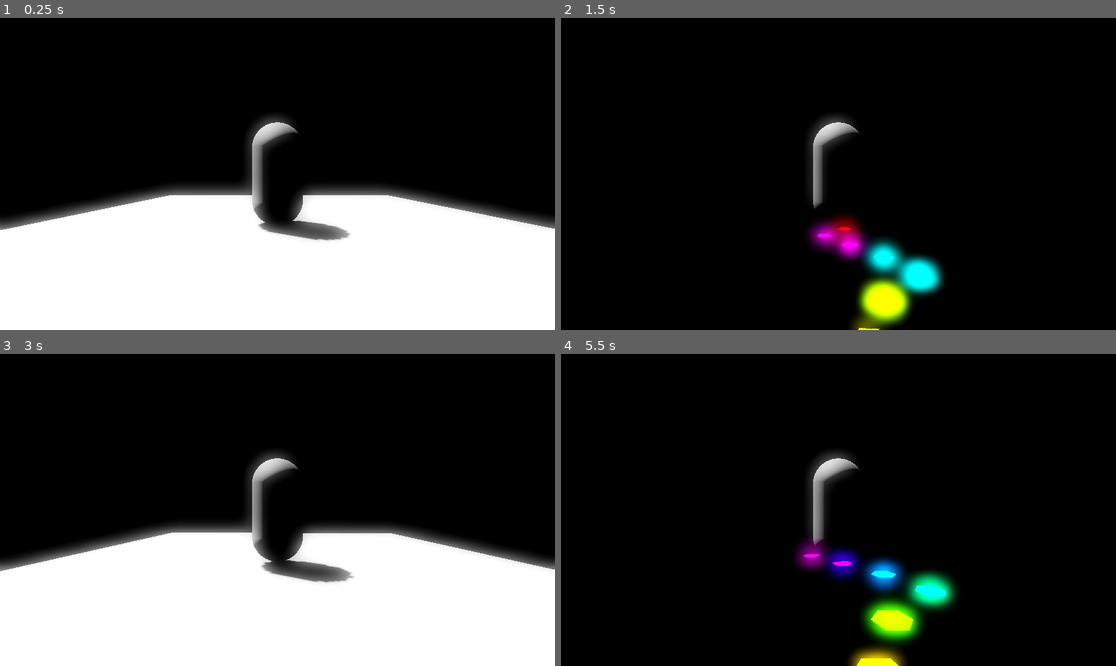
Above: before the commit, frames 1-4 (two rows, left to right).
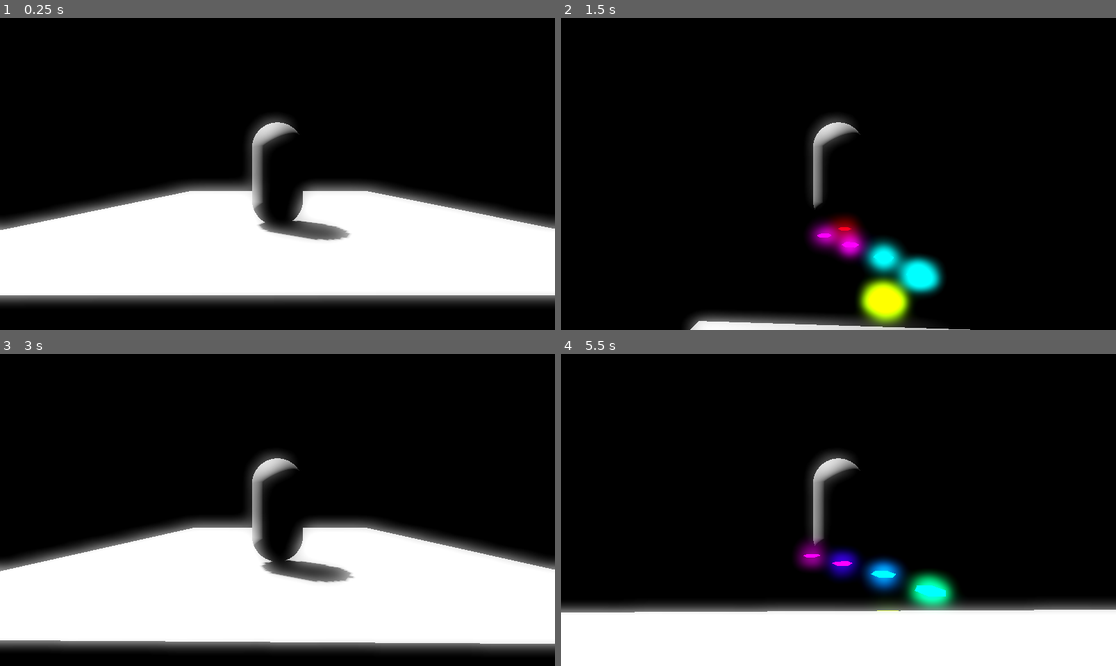
Above: after the commit, the same moments.

Repository: MartinGebske/GWJ_02_2026
Game: Godot game, scene res://scenes/test.tscn
Two runs of this game, one before a commit and one after it. Both use one fixed random seed, a clock stepped at 60 frames per second and the inputs below.
Inputs (mouse positions are in pixels of both pictures, inside the frame that each line leads up to):
- Up to frame 1 (0.25 s): no input
- Up to frame 2 (1.5 s): tap Enter (ui_accept) at 0.5, 0.6, 0.77, 1.07, 1.35 s; move the mouse to (866, 174) at 0.52 s; hold Up (ui_up) from 0.53 s (still down); move the mouse to (810, 174) at 1.27 s
- Up to frame 3 (3 s): keep holding Up (ui_up); tap Enter (ui_accept) at 1.52, 1.82, 2.1, 2.85 s; move the mouse to (288, 503) at 2.02 s; move the mouse to (271, 516) at 2.77 s
- Up to frame 4 (5.5 s): keep holding Up (ui_up); tap Enter (ui_accept) at 3.02, 3.32, 3.6, 3.77, 4.07, 4.35, 4.52, 4.82, 5.1 s; move the mouse to (877, 513) at 3.52 s; move the mouse to (794, 506) at 4.27 s; move the mouse to (844, 510) at 5.02 s

The runs differ from the first frame. In frame 1, 12% of the frame differs, in the area x 0-100%, y 52-100%; in frame 2, 1.8%; in frame 3, 8.8%; in frame 4, 20%, in the area x 0-100%, y 64-100%.

Commit message:
Fix player attraction to bar

Diff:
--- a/project.godot
+++ b/project.godot
@@ -18,6 +18,7 @@
 [global_group]
 
 Player=""
+moving_bar=""
 
 [input]
 
--- a/scenes/bar.tscn
+++ b/scenes/bar.tscn
@@ -18,11 +18,11 @@
 [sub_resource type="CylinderShape3D" id="CylinderShape3D_bwlfd"]
 height = 1.0
 
-[node name="bar" type="StaticBody3D"]
+[node name="bar" type="StaticBody3D" groups=["moving_bar"]]
 
-[node name="MeshInstance3D" type="MeshInstance3D" parent="."]
+[node name="MeshInstance3D" type="MeshInstance3D" parent="." groups=["moving_bar"]]
 mesh = SubResource("CylinderMesh_5dekh")
 surface_material_override/0 = SubResource("ShaderMaterial_bwlfd")
 
-[node name="CollisionShape3D" type="CollisionShape3D" parent="."]
+[node name="CollisionShape3D" type="CollisionShape3D" parent="." groups=["moving_bar"]]
 shape = SubResource("CylinderShape3D_bwlfd")
--- a/scenes/player.tscn
+++ b/scenes/player.tscn
@@ -31,3 +31,6 @@
 [node name="HorizontalPivot" type="Node3D" parent="."]
 
 [node name="VerticalPivot" type="Node3D" parent="HorizontalPivot"]
+
+[node name="GroundTester" type="RayCast3D" parent="."]
+target_position = Vector3(0, -1.2, 0)
--- a/scenes/test.tscn
+++ b/scenes/test.tscn
@@ -59,7 +59,7 @@
 transform = Transform3D(-4.371139e-08, 0, -1, 0, 1, 0, 1, 0, -4.371139e-08, -10.371973, 8, -2)
 
 [node name="StaticBody3D" type="StaticBody3D" parent="."]
-transform = Transform3D(1, 0, 0, 0, 1, 0, 0, 0, 1, -10.085783, 5.912494, -1.9355608)
+transform = Transform3D(1, 0, 0, 0, 1, 0, 0, 0, 1, -7.6799946, 5.912494, -1.9355608)
 
 [node name="CollisionShape3D" type="CollisionShape3D" parent="StaticBody3D"]
 shape = SubResource("BoxShape3D_iyx0m")
--- a/scripts/audio_spectrum.gd
+++ b/scripts/audio_spectrum.gd
@@ -8,6 +8,8 @@
 @export var max_jump_distance: float = 3.0
 @export var smoothness: float = 0.5
 @export var bar_count: int = 32 # minimum is 8
+
+@export var player_offset = 0.5
 
 var spectrum = AudioEffectSpectrumAnalyzerInstance
 var heights: Array[Height] = []
@@ -43,7 +45,7 @@
 		var mesh_instance = new_bar.get_node("MeshInstance3D")
 		mesh_instance.material_override = shader_material
 
-func _process(_delta: float) -> void:
+func _physics_process(_delta: float) -> void:
 	_update_spectrum_data()
 	display_something()
 
@@ -52,8 +54,23 @@
 		var hue = float(i) / float(bar_count - 1)
 		var l_color = Color.from_hsv(hue, 1.0, 1.0)
 
-		cubes[i].scale.y = max(heights[i].actual * 10, 0.01) # TODO: Magic number Setze die Höhe für jeden Cube
-		cubes[i].position.y = cubes[i].scale.y / 2
+		var height := float(max(heights[i].actual * 10.0, 0.01))
+
+		var bar = cubes[i]
+		var mesh: MeshInstance3D = bar.get_node("MeshInstance3D")
+		var collision: CollisionShape3D = bar.get_node("CollisionShape3D")
+
+		bar.scale = Vector3(3.0, 2.0, 3.0) # Y immer 1 lassen!
+
+		mesh.scale.y = height
+		#mesh.scale.y = lerp(mesh.scale.y, height, 0.3)
+
+		collision.position.y = height / 2.0 - player_offset
+		#collision.position.y = mesh.scale.y / 2.0 - player_offset
+
+		bar.position.y = 0.0
+
+
 
 		var mesh_instance = cubes[i].get_node("MeshInstance3D")
 		var material = mesh_instance.material_override
--- a/scripts/player.gd
+++ b/scripts/player.gd
@@ -4,6 +4,8 @@
 @export var mouse_sensitivity: float = 0.00075
 @export var min_boundary: float = -60.0
 @export var max_boundary: float = 10.0
+
+
 
 
 const SPEED = 5.0
@@ -15,9 +17,12 @@
 var movement_block_timer: float = 0.5
 var current_block_time: float = 0.0
 
+var is_on_bar = false
+
 @onready var horizontal_pivot: Node3D = $HorizontalPivot
 @onready var vertical_pivot: Node3D = $HorizontalPivot/VerticalPivot
 @onready var deadzone: Area3D = $"../Deadzone"
+@onready var ground_tester: RayCast3D = $GroundTester
 
 
 func _ready() -> void:
@@ -27,6 +32,16 @@
 
 func _physics_process(delta: float) -> void:
 	frame_camera_rotation()
+	ground_tester.force_raycast_update()
+
+	if ground_tester.is_colliding():
+		var floor_body = ground_tester.get_collider()
+		if floor_body.is_in_group("moving_bar"):
+			is_on_bar = true
+			apply_floor_snap()
+			velocity.y = -5.0
+
+
 	if is_movement_blocked:
 		current_block_time -= delta
 		if current_block_time <= 0:
@@ -39,6 +54,7 @@
 
 	# Handle jump.
 	if Input.is_action_just_pressed("ui_accept") and is_on_floor():
+		is_on_bar = false
 		velocity.y = JUMP_VELOCITY
 
 
